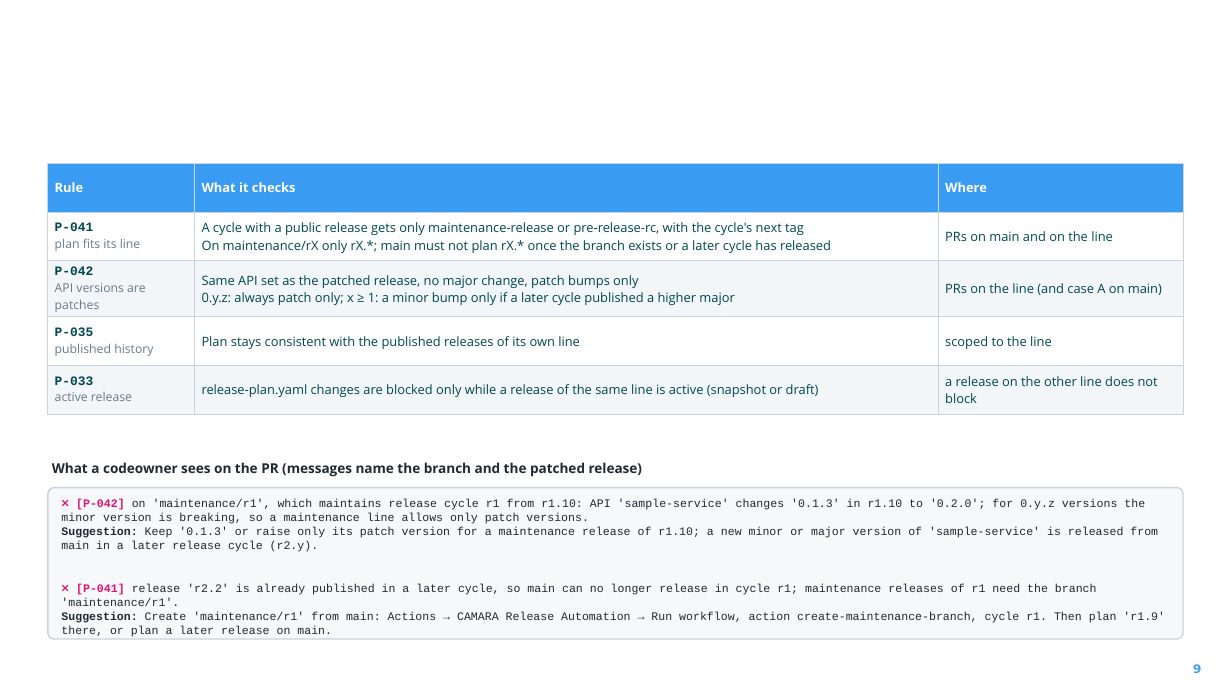
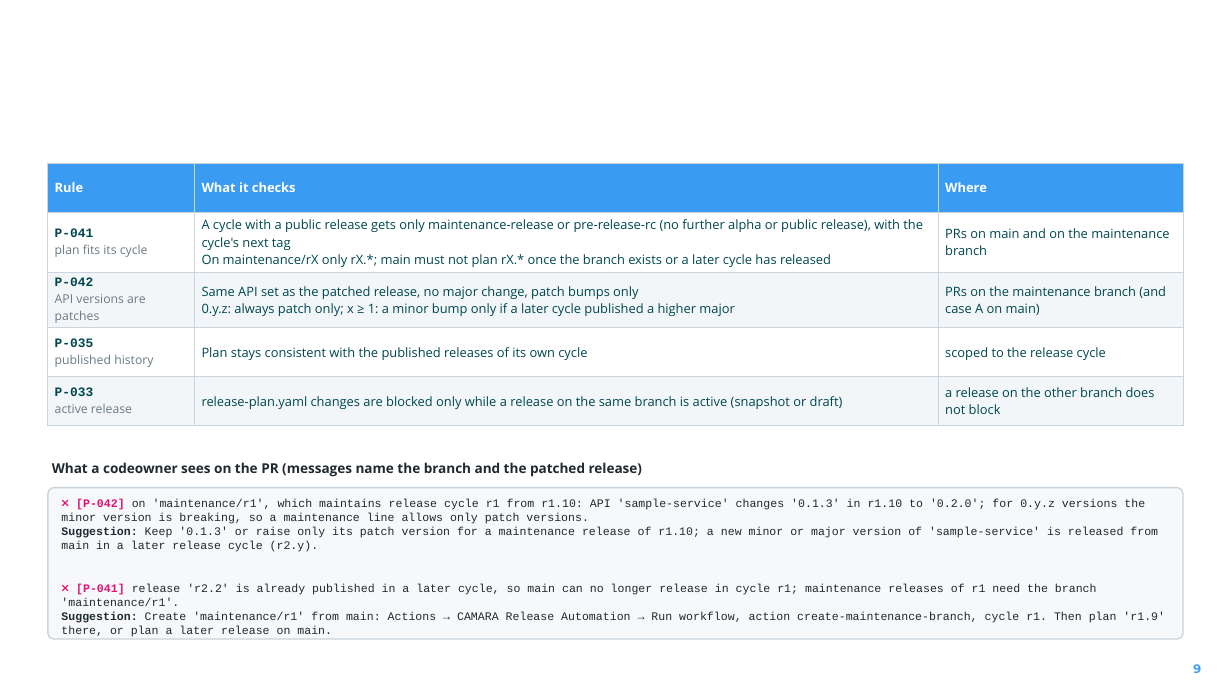
Before and after one commit to camaraproject/ReleaseManagement, a slide deck: slide 9 of documentation/SupportingDocuments/2026-10-27_CAMARA_Release_Process_Refactor_Update.pptx. Drawn at 1232x693 pixels with LibreOffice and Linux fonts; fonts in the diff are those of the drawing; background and template pictures are left out. Boxes give left, top, right and bottom in pixels: in the first picture for what was removed or moved away, otherwise in the second. Text is boxed around its words. In the diff, an @@ line names an element or a change of style, - is before the commit and + after.

```diff
--- a/documentation/SupportingDocuments/2026-10-27_CAMARA_Release_Process_Refactor_Update.pptx
+++ b/documentation/SupportingDocuments/2026-10-27_CAMARA_Release_Process_Refactor_Update.pptx
@@ table at (x1=48, y1=163, x2=1183, y2=418) @@
-row 2: P-041 / plan fits its line | A cycle with a public release gets only maintenance-release or pre-release-rc, with the cycle's next tag / On maintenance/rX only rX.*; main must not plan rX.* once the branch exists or a later cycle has released | PRs on main and on the line
+row 2: P-041 / plan fits its cycle | A cycle with a public release gets only maintenance-release or pre-release-rc (no further alpha or public release), with the cycle's next tag / On maintenance/rX only rX.*; main must not plan rX.* once the branch exists or a later cycle has released | PRs on main and on the maintenance branch
-row 3, column 3: PRs on the line (and case A on main)
+row 3, column 3: PRs on the maintenance branch (and case A on main)
-row 4, column 2: Plan stays consistent with the published releases of its own line
+row 4, column 2: Plan stays consistent with the published releases of its own cycle
-row 4, column 3: scoped to the line
+row 4, column 3: scoped to the release cycle
-row 5, column 2: release-plan.yaml changes are blocked only while a release of the same line is active (snapshot or draft)
+row 5, column 2: release-plan.yaml changes are blocked only while a release on the same branch is active (snapshot or draft)
-row 5, column 3: a release on the other line does not block
+row 5, column 3: a release on the other branch does not block
```
Also in this commit, not shown: 12 other slides changed, 1 other file.
